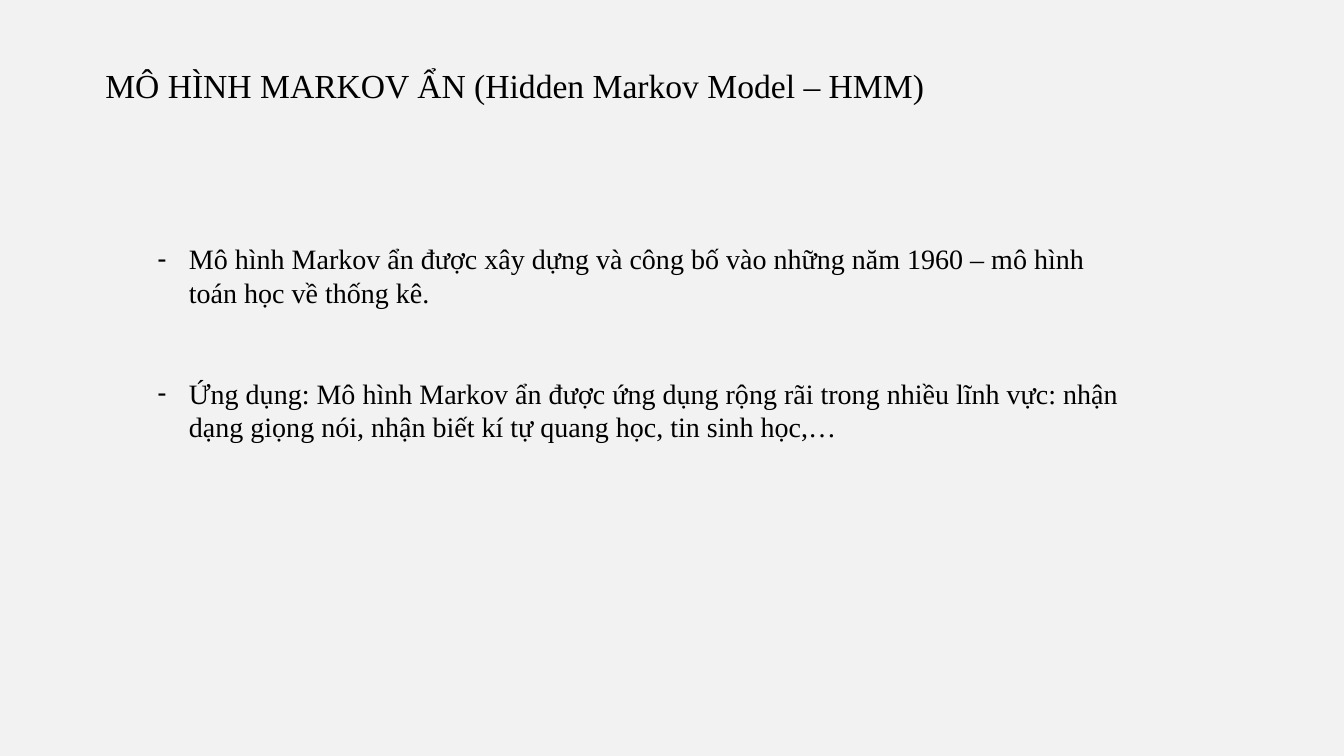
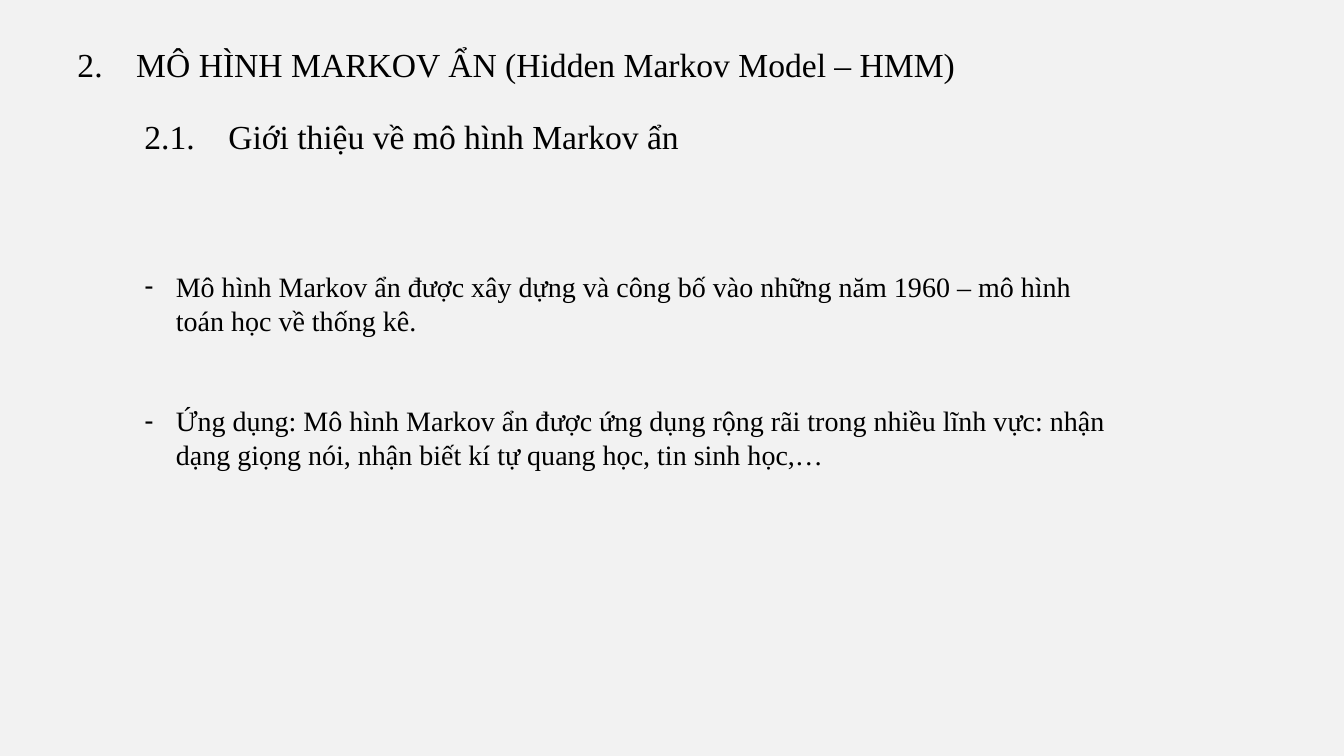
Before and after one commit to vulinh48936/bao_cao_mo_hinh_ngau_nhien, a slide deck: slide 4 of Slide/HMM.pptx (slide 3 before the commit). Drawn at 1344x756 pixels with LibreOffice and Linux fonts; fonts in the diff are those of the drawing. Boxes give left, top, right and bottom in pixels: in the first picture for what was removed or moved away, otherwise in the second. Text is boxed around its words. In the diff, an @@ line names an element or a change of style, - is before the commit and + after.

```diff
--- a/Slide/HMM.pptx
+++ b/Slide/HMM.pptx
@@ text at (77, 51, 955, 84): text changed @@
-MÔ HÌNH MARKOV ẨN (Hidden Markov Model – HMM)
+2. MÔ HÌNH MARKOV ẨN (Hidden Markov Model – HMM)
@@ text added at (144, 124, 679, 155), 24 pt, text #000000 @@
+2.1. Giới thiệu về mô hình Markov ẩn
@@ text "Mô hình Markov ẩn được ...": place and size @@
-text "Mô hình Markov ẩn được ..." at (189, 248, 1117, 443)
+text "Mô hình Markov ẩn được ..." at (176, 276, 1104, 471)
```
Also in this commit, not shown: 9 other slides changed, 6 slides added.
